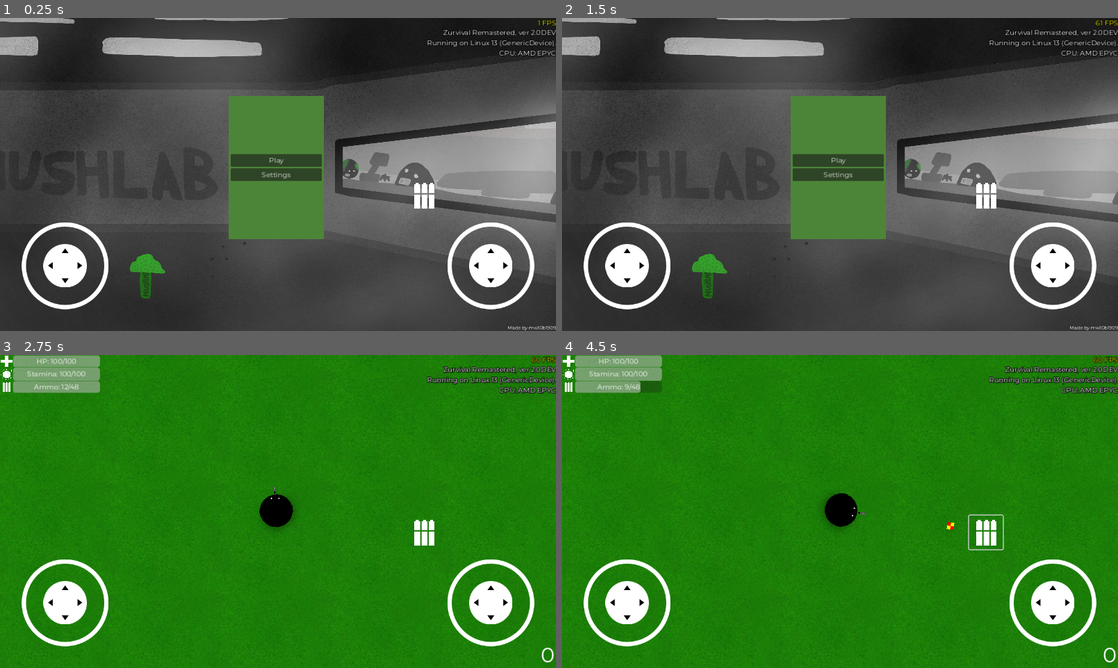
Above: before the commit, frames 1-4 (two rows, left to right).
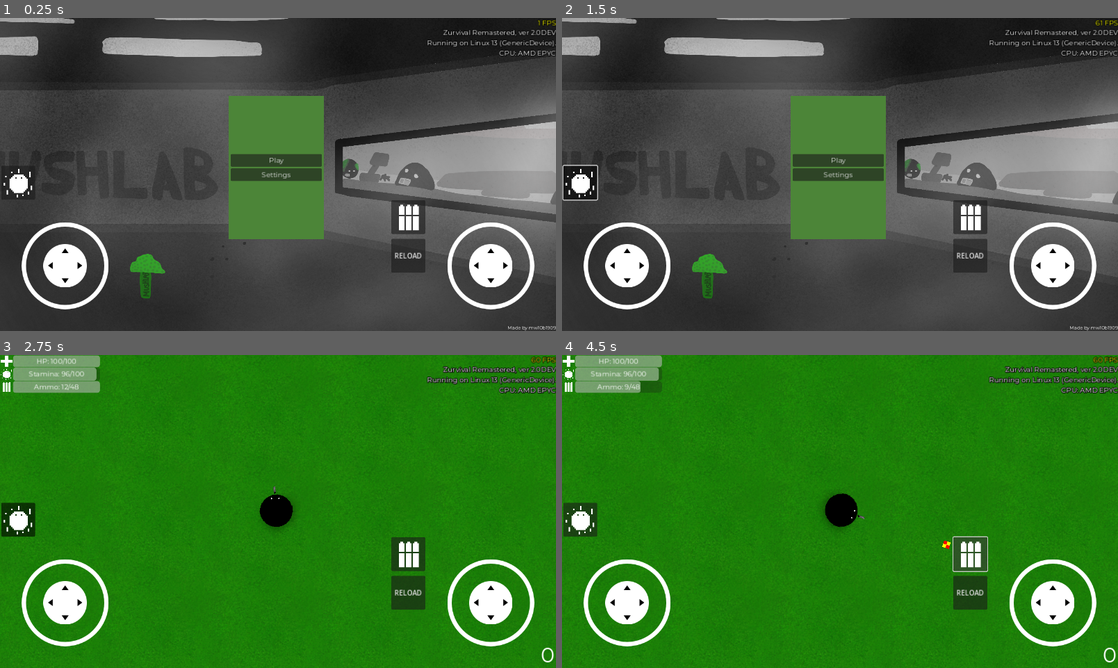
Above: after the commit, the same moments.

Repository: klodskateam/zurvival-remastered
Game: Godot game, scene res://menu.tscn
Same seed, same stepped clock (60 frames per second), same inputs: the game is played once before the commit and once after it.
Inputs (mouse positions are in pixels of both pictures, inside the frame that each line leads up to; where the layout moved, square brackets give the same spot in the first picture):
- Up to frame 1 (0.25 s): no input
- Up to frame 2 (1.5 s): click (967, 255) at 0.5 s, where only the run after the commit has a clickable "RELOAD"; click (578, 183) at 1.27 s
- Up to frame 3 (2.75 s): click "Play" at 2 s
- Up to frame 4 (4.5 s): click (967, 592) at 2.75 s, where only the run after the commit has a clickable "RELOAD"; click (578, 520) at 3.52 s; click (967, 555) [984, 533] at 4.25 s

The runs differ from the first frame. In frame 1, 1.6% of the frame differs, in the area x 0-79%, y 47-82%; in frame 2, 2.2%; in frame 3, 2.4%; in frame 4, 2.6%, in the area x 0-80%, y 4-82%.
Error in both runs: Invalid type in function 'set_locale' in base 'TranslationServer'. Cannot convert argument 1 from Nil to String. (res://global.gd:21)

Commit message:
Спринт и перезарядка (неробит)

Diff:
--- a/button_shoot.gd
+++ b/button_shoot.gd
@@ -3,3 +3,11 @@
 
 func _on_pressed() -> void:
 	$"../../../game/player".shoot()
+
+
+
+func _on_button_sprint_toggled(toggled_on: bool) -> void:
+	if toggled_on:
+		Input.action_press("run")
+	if !toggled_on:
+		Input.action_release("run")
--- a/global_interface.tscn
+++ b/global_interface.tscn
@@ -6,6 +6,7 @@
 [ext_resource type="PackedScene" uid="uid://dmr0fcamx7t56" path="res://addons/virtual_joystick/virtual_joystick_scene.tscn" id="4_svpah"]
 [ext_resource type="Texture2D" uid="uid://66com61wgllf" path="res://Resources/ui_stuff_lol/bullets.png" id="5_105fw"]
 [ext_resource type="Script" path="res://button_shoot.gd" id="6_v6hbc"]
+[ext_resource type="Texture2D" uid="uid://nnwpet7egxrr" path="res://Resources/ui_stuff_lol/speed.png" id="7_oi7m6"]
 
 [sub_resource type="LabelSettings" id="LabelSettings_fp4rs"]
 font = ExtResource("1_m6tno")
@@ -82,16 +83,53 @@
 anchor_top = 1.0
 anchor_right = 1.0
 anchor_bottom = 1.0
-offset_left = -343.0
-offset_top = -351.0
-offset_right = -265.0
-offset_bottom = -273.0
+offset_left = -379.0
+offset_top = -301.0
+offset_right = -301.0
+offset_bottom = -223.0
 grow_horizontal = 0
 grow_vertical = 0
+mouse_filter = 1
 icon = ExtResource("5_105fw")
-flat = true
+icon_alignment = 1
+expand_icon = true
+script = ExtResource("6_v6hbc")
+
+[node name="Button_reload" type="Button" parent="joysticks"]
+layout_mode = 1
+anchors_preset = 3
+anchor_left = 1.0
+anchor_top = 1.0
+anchor_right = 1.0
+anchor_bottom = 1.0
+offset_left = -379.0
+offset_top = -212.0
+offset_right = -301.0
+offset_bottom = -134.0
+grow_horizontal = 0
+grow_vertical = 0
+mouse_filter = 1
+text = "RELOAD"
+icon_alignment = 1
+expand_icon = true
+script = ExtResource("6_v6hbc")
+
+[node name="Button_sprint" type="Button" parent="joysticks"]
+layout_mode = 1
+anchors_preset = 2
+anchor_top = 1.0
+anchor_bottom = 1.0
+offset_left = 3.0
+offset_top = -380.0
+offset_right = 81.0
+offset_bottom = -302.0
+grow_vertical = 0
+mouse_filter = 1
+toggle_mode = true
+icon = ExtResource("7_oi7m6")
 icon_alignment = 1
 expand_icon = true
 script = ExtResource("6_v6hbc")
 
 [connection signal="pressed" from="joysticks/Button_shoot" to="joysticks/Button_shoot" method="_on_pressed"]
+[connection signal="toggled" from="joysticks/Button_sprint" to="joysticks/Button_shoot" method="_on_button_sprint_toggled"]
Not shown: 1 places in global_interface.tscn that only renumber resources
